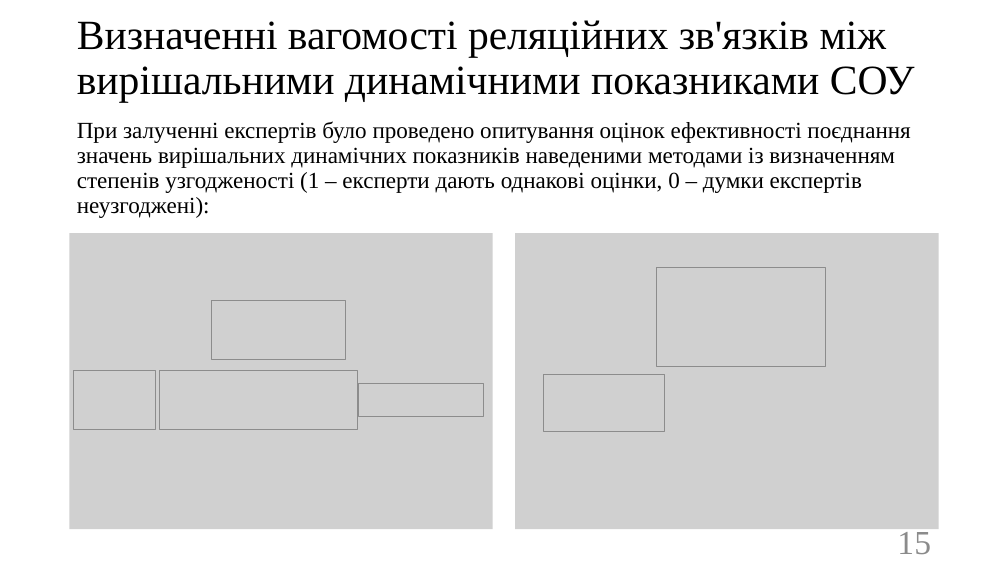
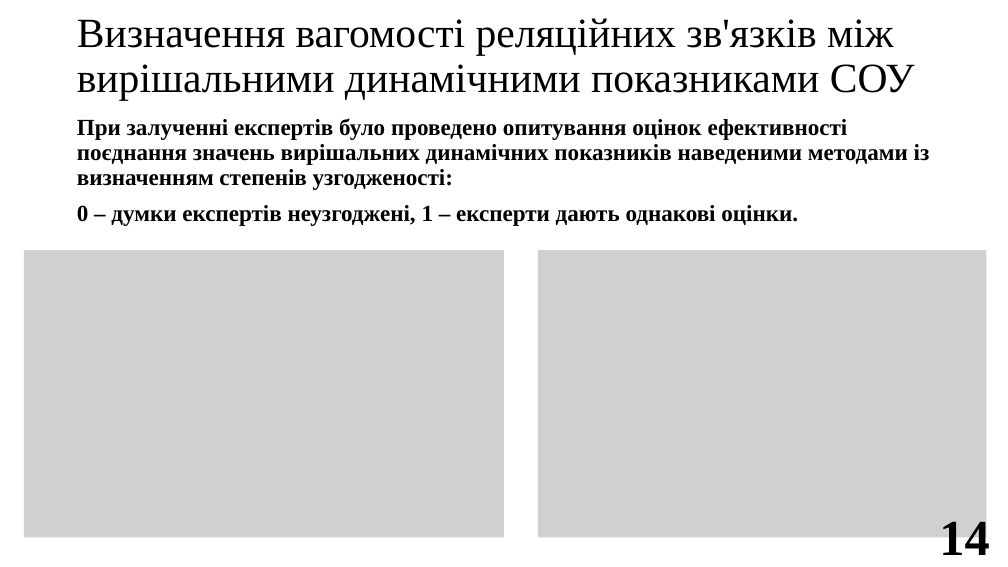
Before and after one commit to SPS-ik/diss, a slide deck: slide 14 of !pres.pptx (slide 15 before the commit). Drawn at 1008x567 pixels with LibreOffice and Linux fonts; fonts in the diff are those of the drawing; grey boxes stand for pictures. Boxes give left, top, right and bottom in pixels: in the first picture for what was removed or moved away, otherwise in the second. Text is boxed around its words. In the diff, an @@ line names an element or a change of style, - is before the commit and + after.

```diff
--- a/!pres.pptx
+++ b/!pres.pptx
@@ title at (77,18,915,101): text changed @@
-Визначенні вагомості реляційних зв'язків між вирішальними динамічними показниками СОУ
+Визначення вагомості реляційних зв'язків між вирішальними динамічними показниками СОУ
@@ text at (77,118,930,226): text changed; bold on @@
-При залученні експертів було проведено опитування оцінок ефективності поєднання значень вирішальних динамічних показників наведеними методами із визначенням степенів узгодженості (1 – експерти дають однакові оцінки, 0 – думки експертів неузгоджені):
+При залученні експертів було проведено опитування оцінок ефективності поєднання значень вирішальних динамічних показників наведеними методами із визначенням степенів узгодженості:
+0 – думки експертів неузгоджені, 1 – експерти дають однакові оцінки.
@@ picture: place and size @@
-picture at (70,233,493,529)
+picture at (24,250,504,538)
@@ picture: place and size @@
-picture at (516,233,939,529)
+picture at (538,250,986,538)
@@ picture removed at (656,268,826,367) @@
@@ picture removed at (211,300,346,360) @@
@@ picture removed at (74,371,156,430) @@
@@ picture removed at (160,371,358,430) @@
@@ picture removed at (359,384,483,417) @@
@@ picture removed at (544,375,665,431) @@
@@ page number removed at (897,527,931,554) @@
-15
@@ page number added at (939,516,989,566), 48 pt, text #000000, bold @@
+14
```
Also in this commit, not shown: 28 other slides changed, 1 slide added, 1 slide removed.
